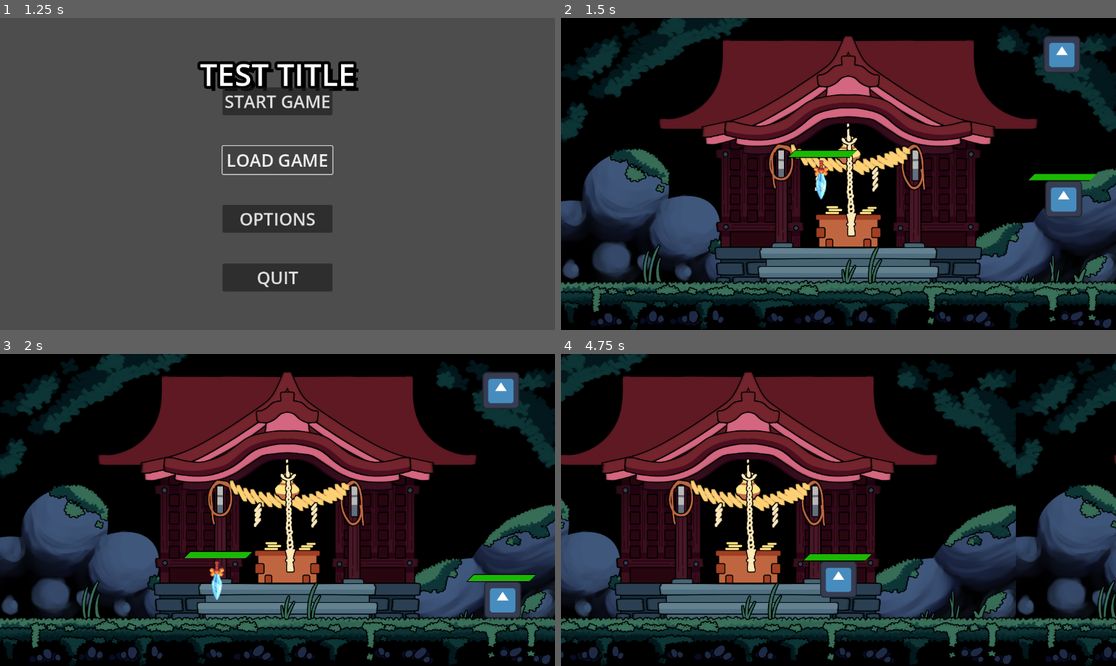
Above: before the commit, frames 1-4 (two rows, left to right).
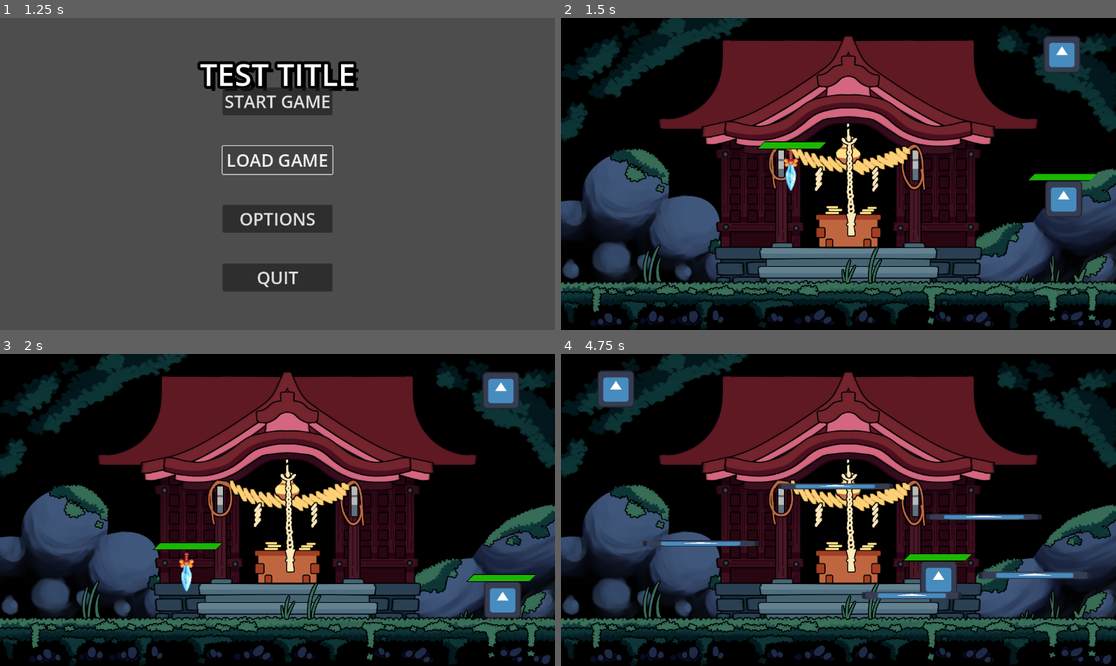
Above: after the commit, the same moments.

Repository: Estavioo/ShibaGithub
Game: Godot game, scene res://main_menu/Scene/full_menu.tscn
Same seed, same stepped clock (60 frames per second), same inputs: the game is played once before the commit and once after it. The engine's default icon, where the game draws it, is replaced by a stand-in: a white triangle on a blue panel in a dark square.
Inputs:
- Up to frame 1 (1.25 s): click "LOAD GAME" at 0.5 s
- Up to frame 2 (1.5 s): click "START GAME" at 1.25 s
- Up to frame 3 (2 s): no input
- Up to frame 4 (4.75 s): hold D (Right) 2.03-3.53 s; tap Space (Attack) at 2.1, 4.35 s; tap W (Up) at 2.27, 3.02, 4.52 s; tap Shift (Dash) at 2.85 s; hold A (Left) 3.53-4.28 s; tap C (switch_state) at 3.6 s; hold D (Right) from 4.28 s (still down)

Frame 1 is identical in both runs. In frame 2, 0.9% of the frame differs, in the area x 35-54%, y 39-59%; in frame 3, 0.9%; in frame 4, 64%, in the area x 0-100%, y 0-100%.

Commit message:
asd

Diff:
--- a/testmap/Scenes/Camera2D.gd
+++ b/testmap/Scenes/Camera2D.gd
@@ -4,7 +4,7 @@
 
 func _on_scene_12_connector_body_exited(body):
 	if firstto2:
-		limit_right = 3240
+		limit_right = 2880
 		limit_left = 960
 		firstto2=false
 	else:
--- a/testmap/Scenes/main.tscn
+++ b/testmap/Scenes/main.tscn
@@ -8,6 +8,7 @@
 [ext_resource type="Script" path="res://HealthBar/Scene/Kappa_Healthbar.gd" id="5_j2iay"]
 [ext_resource type="PackedScene" uid="uid://djjni2gvwo737" path="res://HealthBar/Scene/healthbar_2.tscn" id="5_t168k"]
 [ext_resource type="PackedScene" uid="uid://bco27vvwvmxq3" path="res://Scenes/KAPPA.tscn" id="7_74rcf"]
+[ext_resource type="PackedScene" uid="uid://ldxt1rtk0wlm" path="res://obstacle_placeholder.tscn" id="9_5sotv"]
 
 [sub_resource type="RectangleShape2D" id="RectangleShape2D_55i3f"]
 size = Vector2(124, 1080)
@@ -23,7 +24,30 @@
 [node name="Shrine2" parent="." instance=ExtResource("2_1lm3k")]
 position = Vector2(1920, 0)
 
+[node name="Node" type="Node" parent="."]
+
+[node name="Obstacle Placeholder" parent="Node" instance=ExtResource("9_5sotv")]
+position = Vector2(2174, 296)
+scale = Vector2(2.68, 0.2)
+
+[node name="Obstacle Placeholder2" parent="Node" instance=ExtResource("9_5sotv")]
+position = Vector2(2599, 226)
+scale = Vector2(3.03215, 0.205584)
+
+[node name="Obstacle Placeholder3" parent="Node" instance=ExtResource("9_5sotv")]
+position = Vector2(1443, 116)
+scale = Vector2(3.12, 0.159999)
+
+[node name="Obstacle Placeholder4" parent="Node" instance=ExtResource("9_5sotv")]
+position = Vector2(2423, 24)
+scale = Vector2(3.12, 0.159999)
+
+[node name="Obstacle Placeholder5" parent="Node" instance=ExtResource("9_5sotv")]
+position = Vector2(1909, -82)
+scale = Vector2(3.12, 0.159999)
+
 [node name="Kappa" parent="." instance=ExtResource("7_74rcf")]
+position = Vector2(-105, -30)
 
 [node name="KAPPA_Health2" parent="Kappa" instance=ExtResource("5_t168k")]
 offset_left = -104.0
@@ -50,15 +74,20 @@
 offset_bottom = -62.0
 value = 100.0
 
-[node name="Shrine3" parent="." instance=ExtResource("2_1lm3k")]
-position = Vector2(3840, 0)
-
 [node name="StaticBody2D" type="StaticBody2D" parent="."]
 collision_layer = 2
 collision_mask = 5
 
 [node name="CollisionShape2D" type="CollisionShape2D" parent="StaticBody2D"]
 position = Vector2(-1022, 0)
+shape = SubResource("RectangleShape2D_55i3f")
+
+[node name="StaticBody2D2" type="StaticBody2D" parent="."]
+collision_layer = 2
+collision_mask = 5
+
+[node name="CollisionShape2D" type="CollisionShape2D" parent="StaticBody2D2"]
+position = Vector2(2940, 0)
 shape = SubResource("RectangleShape2D_55i3f")
 
 [node name="scene1-2 connector" type="Area2D" parent="."]
--- /dev/null
+++ b/testmap/obstacle_placeholder.tscn
@@ -0,0 +1,20 @@
+[gd_scene load_steps=3 format=3 uid="uid://ldxt1rtk0wlm"]
+
+[ext_resource type="Texture2D" uid="uid://dgrmkak6bykgx" path="res://Sprites/icon.svg" id="1_cub6s"]
+
+[sub_resource type="RectangleShape2D" id="RectangleShape2D_0vqc6"]
+size = Vector2(128, 129)
+
+[node name="Obstacle Placeholder" type="Node2D"]
+
+[node name="Sprite2D" type="Sprite2D" parent="."]
+texture = ExtResource("1_cub6s")
+
+[node name="StaticBody2D" type="StaticBody2D" parent="."]
+collision_layer = 4
+collision_mask = 9
+
+[node name="CollisionShape2D" type="CollisionShape2D" parent="StaticBody2D"]
+position = Vector2(0, 0.5)
+shape = SubResource("RectangleShape2D_0vqc6")
+one_way_collision = true
Not shown: 1 places in testmap/Scenes/main.tscn that only renumber resources
